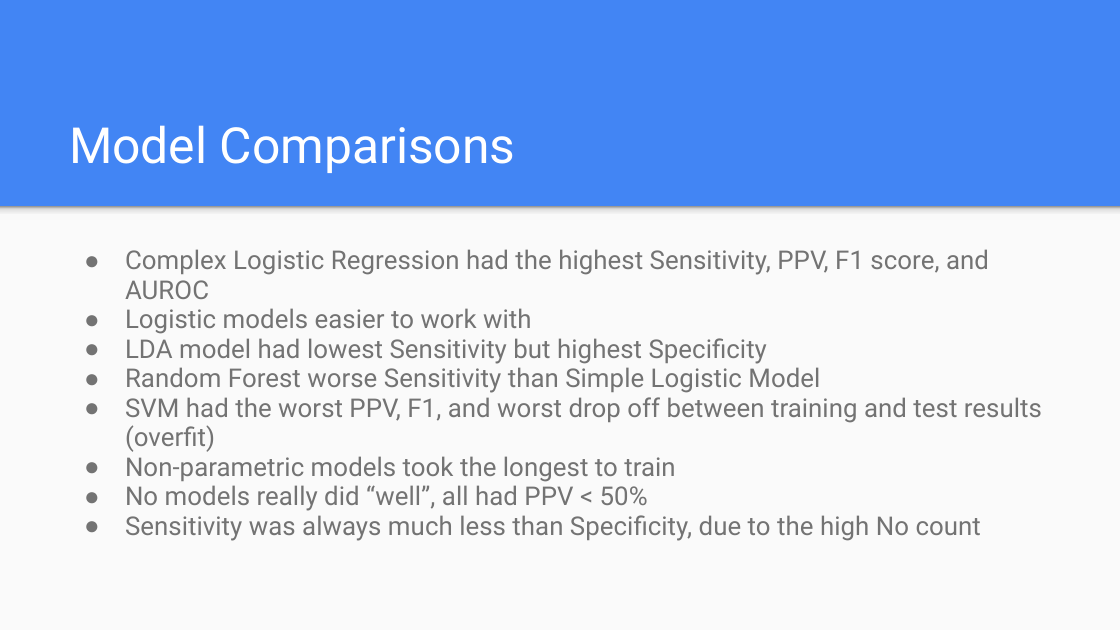
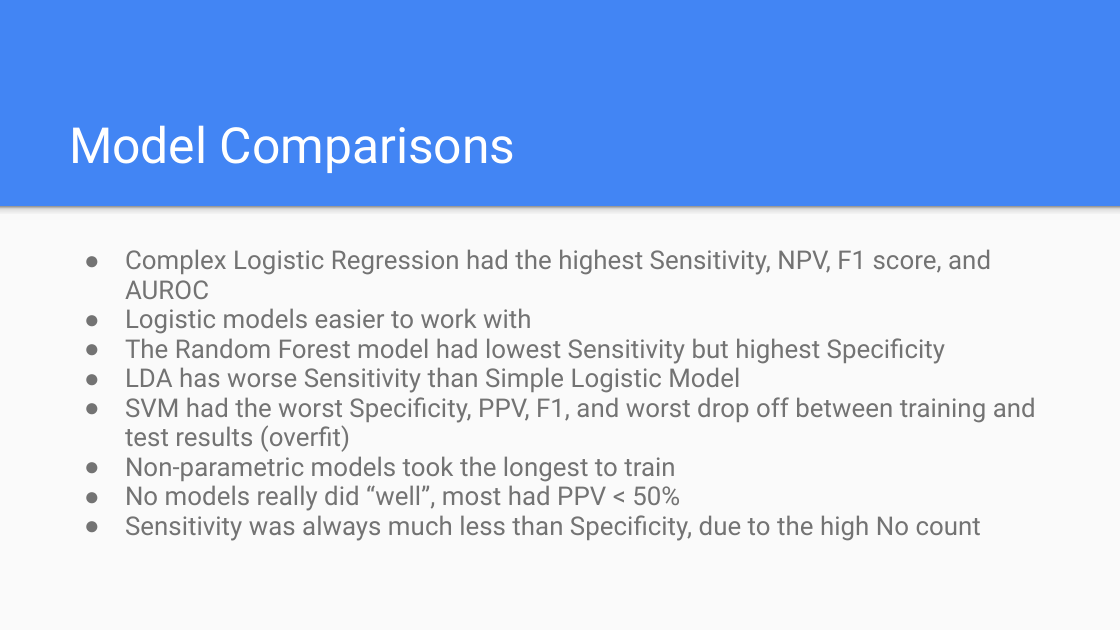
Before and after one commit to stedua22/6372-Project-2, a slide deck: slide 48 of Bank Dataset.pptx (slide 46 before the commit). Drawn at 1120x630 pixels with LibreOffice and Linux fonts; fonts in the diff are those of the drawing. Boxes give left, top, right and bottom in pixels: in the first picture for what was removed or moved away, otherwise in the second. Text is boxed around its words. In the diff, an @@ line names an element or a change of style, - is before the commit and + after.

```diff
--- a/Bank Dataset.pptx
+++ b/Bank Dataset.pptx
@@ text at <box>125,249,991,299</box>: text changed @@
-● Complex Logistic Regression had the highest Sensitivity, PPV, F1 score, and AUROC
+● Complex Logistic Regression had the highest Sensitivity, NPV, F1 score, and AUROC
@@ text at <box>125,338,1036,452</box>: text changed @@
-● LDA model had lowest Sensitivity but highest Specificity
-● Random Forest worse Sensitivity than Simple Logistic Model
-● SVM had the worst PPV, F1, and worst drop off between training and test results (overfit)
+● The Random Forest model had lowest Sensitivity but highest Specificity
+● LDA has worse Sensitivity than Simple Logistic Model
+● SVM had the worst Specificity, PPV, F1, and worst drop off between training and test results (overfit)
@@ text at <box>125,485,680,511</box>: text changed @@
-● No models really did “well”, all had PPV < 50%
+● No models really did “well”, most had PPV < 50%
```
Also in this commit, not shown: 5 other slides changed, 2 slides added, 1 other file.
